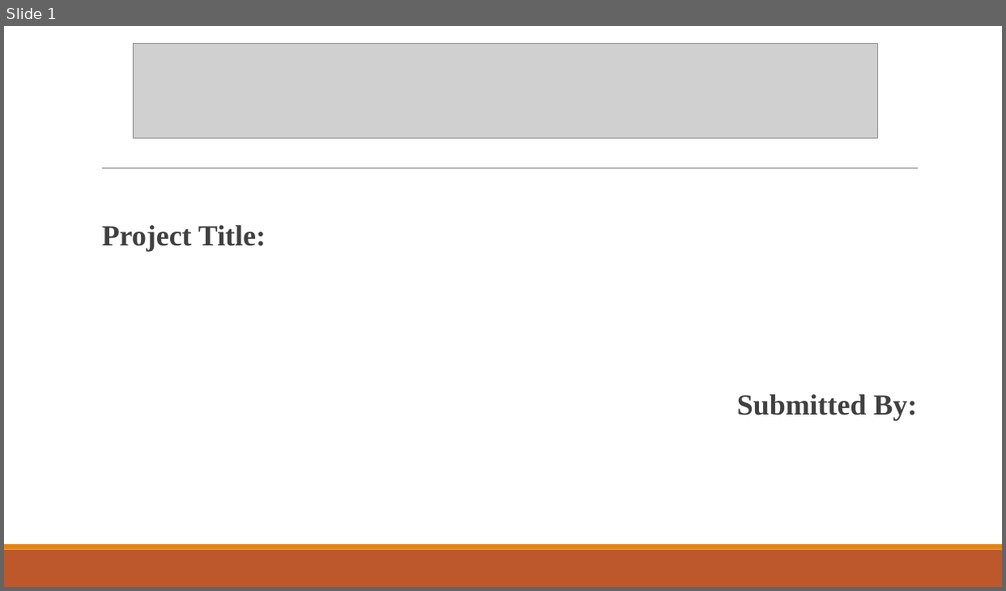
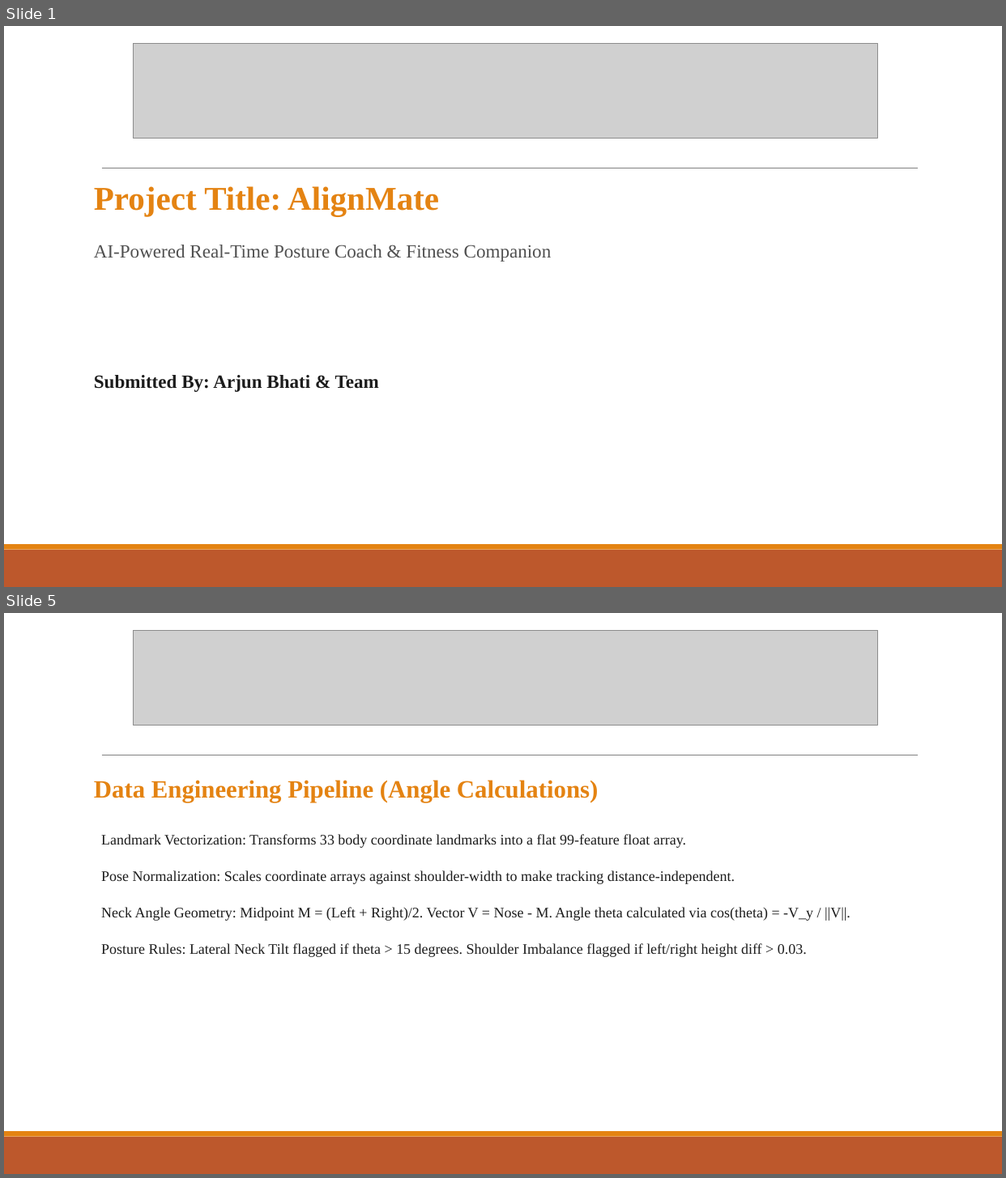
Before and after one commit to cartibhati/AlignMate-Fullstack, a slide deck: Presentation_PPt.pptx. Shown one above the other, each under a label of ours: slide 1 before the commit, slides 1 and 5 after it; the slides between them are not shown. The pictures are 1006x591 and 1006x1178 pixels, drawn with LibreOffice and Linux fonts; fonts in the diff are those of the drawing; grey boxes stand for pictures. Boxes give left, top, right and bottom in pixels: in the first picture for what was removed or moved away, otherwise in the second. Text is boxed around its words. In the diff, an @@ line names an element or a change of style, - is before the commit and + after.

```diff
--- a/Presentation_PPt.pptx
+++ b/Presentation_PPt.pptx
@@ slide 5 added at bbox=[4, 613, 1002, 1174], background #FFFFFF; not listed: 3 template elements that a slide beside it also shows @@
@@ picture added at bbox=[134, 630, 878, 726] @@
@@ text added at bbox=[94, 780, 850, 957], 14 pt, text #1C1C1C @@
+Data Engineering Pipeline (Angle Calculations)
+  Landmark Vectorization: Transforms 33 body coordinate landmarks into a flat 99-feature float array.
+  Pose Normalization: Scales coordinate arrays against shoulder-width to make tracking distance-independent.
+  Neck Angle Geometry: Midpoint M = (Left + Right)/2. Vector V = Nose - M. Angle theta calculated via cos(theta) = -V_y / ||V||.
+  Posture Rules: Lateral Neck Tilt flagged if theta > 15 degrees. Shoulder Imbalance flagged if left/right height diff > 0.03.
@@ slide 1 changed as well @@
@@ text at bbox=[94, 186, 552, 392]: text changed; size 28 to 18 pt; text colour #404040 to #505050 @@
-  Project Title:
-  Submitted By:
+Project Title: AlignMate
+AI-Powered Real-Time Posture Coach & Fitness Companion
+Submitted By: Arjun Bhati & Team
```
Also in this commit, not shown: 1 other slide changed, 7 other slides added, 3 slides removed, 1 other file.
